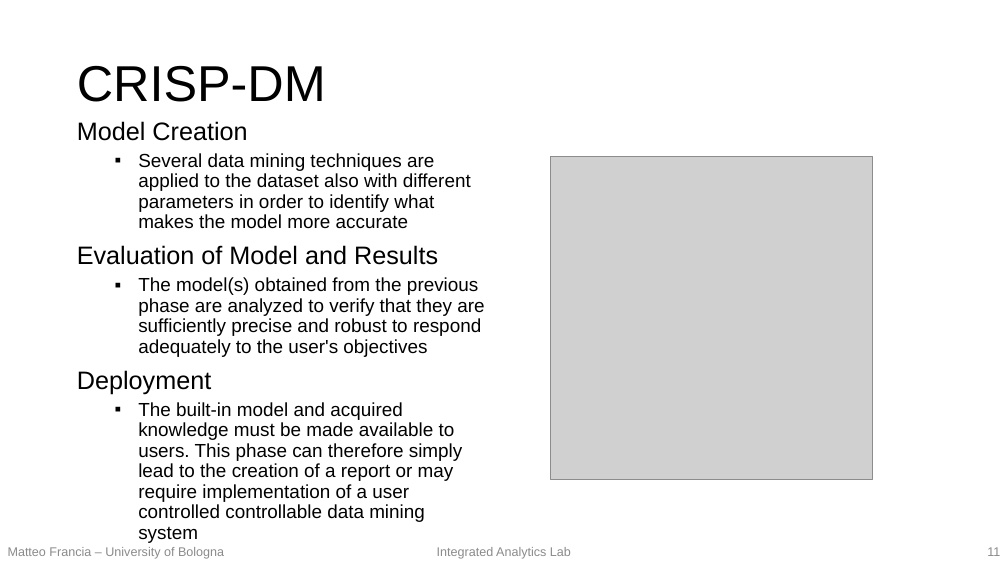
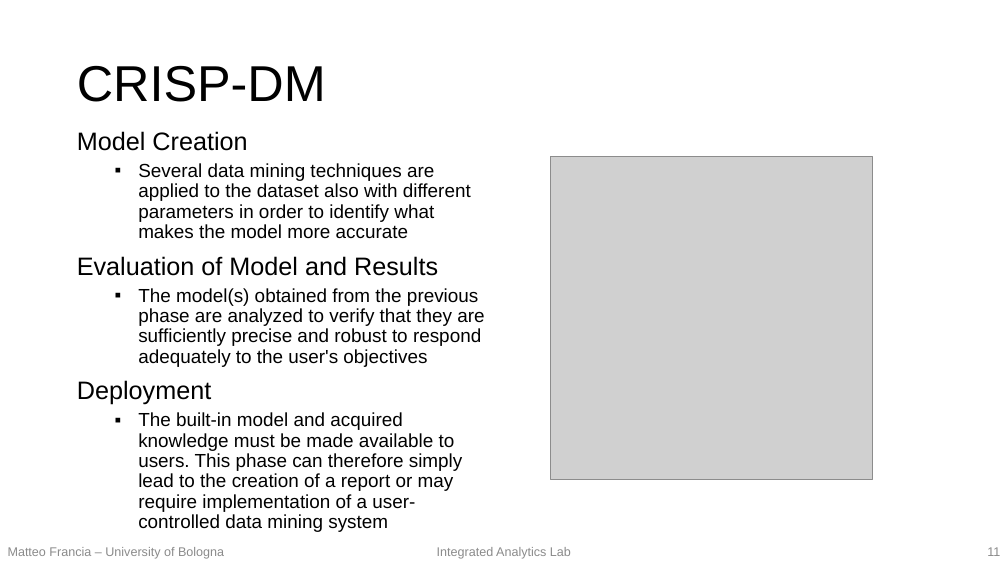
Before and after one commit to w4bo/teaching-handsondatapipelines, a slide deck: slide 11 of 00-slides.pptx. Drawn at 1008x567 pixels with LibreOffice and Linux fonts; fonts in the diff are those of the drawing; grey boxes stand for pictures. Boxes give left, top, right and bottom in pixels: in the first picture for what was removed or moved away, otherwise in the second. Text is boxed around its words. In the diff, an @@ line names an element or a change of style, - is before the commit and + after.

```diff
--- a/00-slides.pptx
+++ b/00-slides.pptx
@@ text at [138,412,463,512]: text changed @@
-  ▪ The built-in model and acquired knowledge must be made available to users. This phase can therefore simply lead to the creation of a report or may require implementation of a user controlled controllable data mining system
+  ▪ The built-in model and acquired knowledge must be made available to users. This phase can therefore simply lead to the creation of a report or may require implementation of a user-controlled data mining system
```
Also in this commit, not shown: 2 other slides changed.
